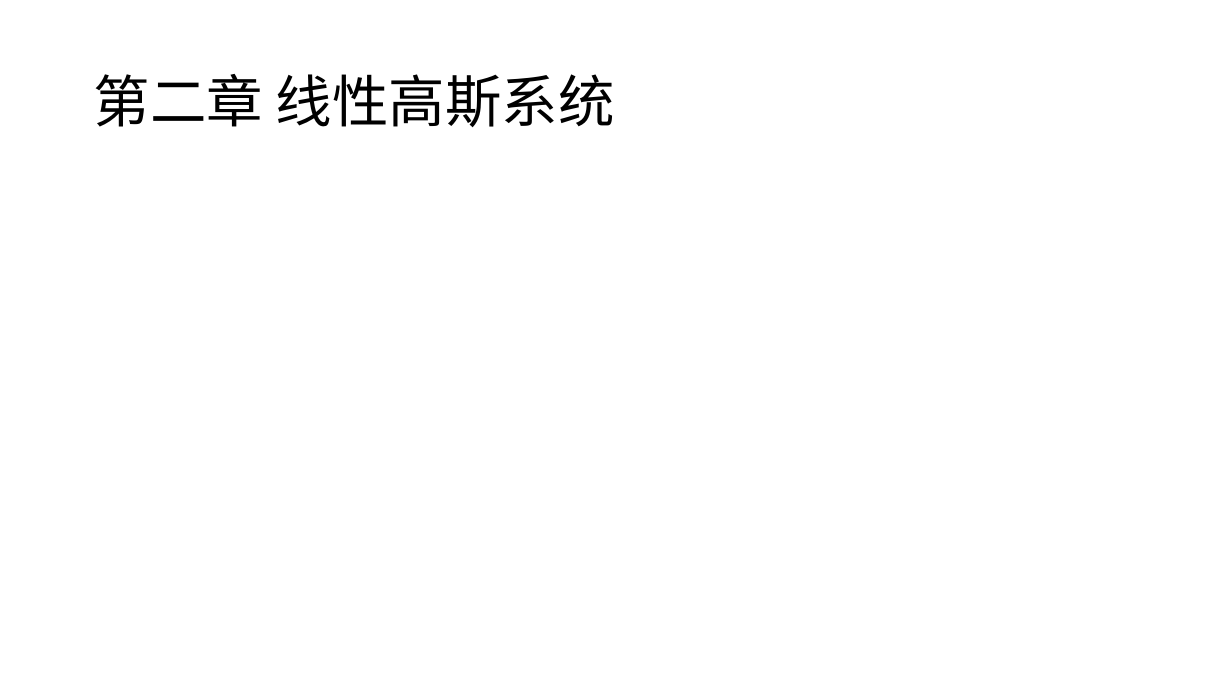
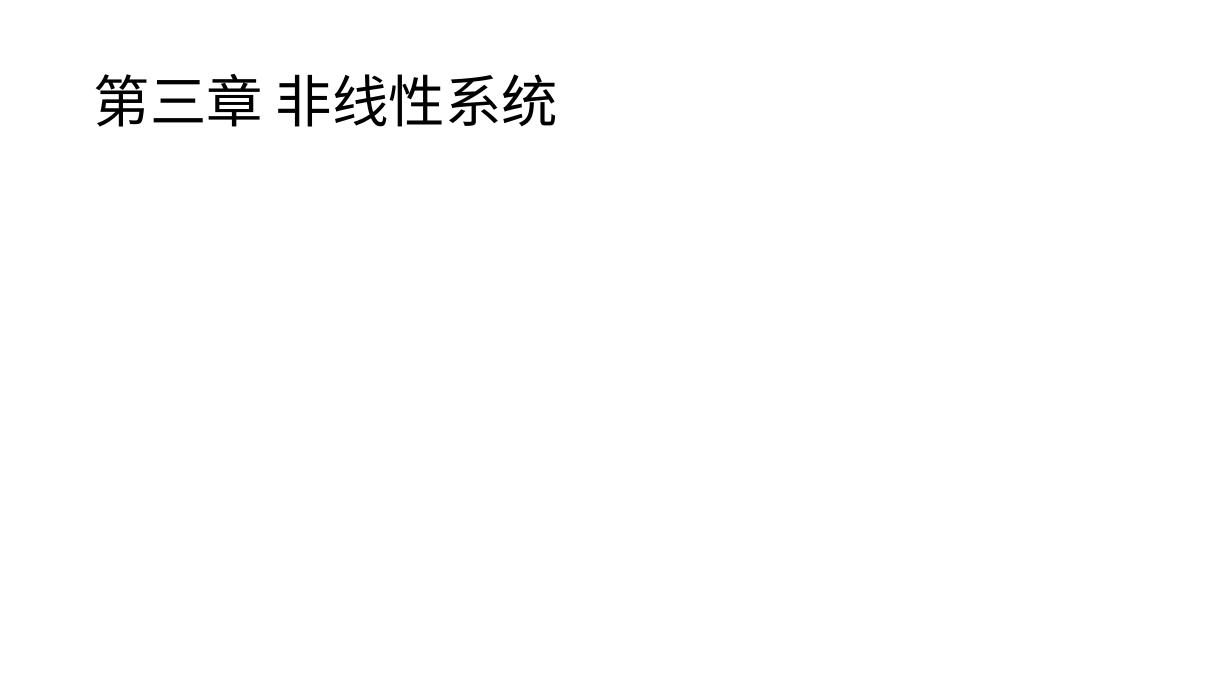
Before and after one commit to CR7dongfeng/State-Estimation, a slide deck: slide 36 of 问题检索清单.pptx (slide 20 before the commit). Drawn at 1232x693 pixels with LibreOffice and Linux fonts; fonts in the diff are those of the drawing. Boxes give left, top, right and bottom in pixels: in the first picture for what was removed or moved away, otherwise in the second. Text is boxed around its words. In the diff, an @@ line names an element or a change of style, - is before the commit and + after.

```diff
--- a/问题检索清单.pptx
+++ b/问题检索清单.pptx
@@ title at [94, 74, 558, 127]: text changed @@
-第二章 线性高斯系统
+第三章 非线性系统
```
Also in this commit, not shown: 1 other slide changed, 13 slides added, 1 other file.
